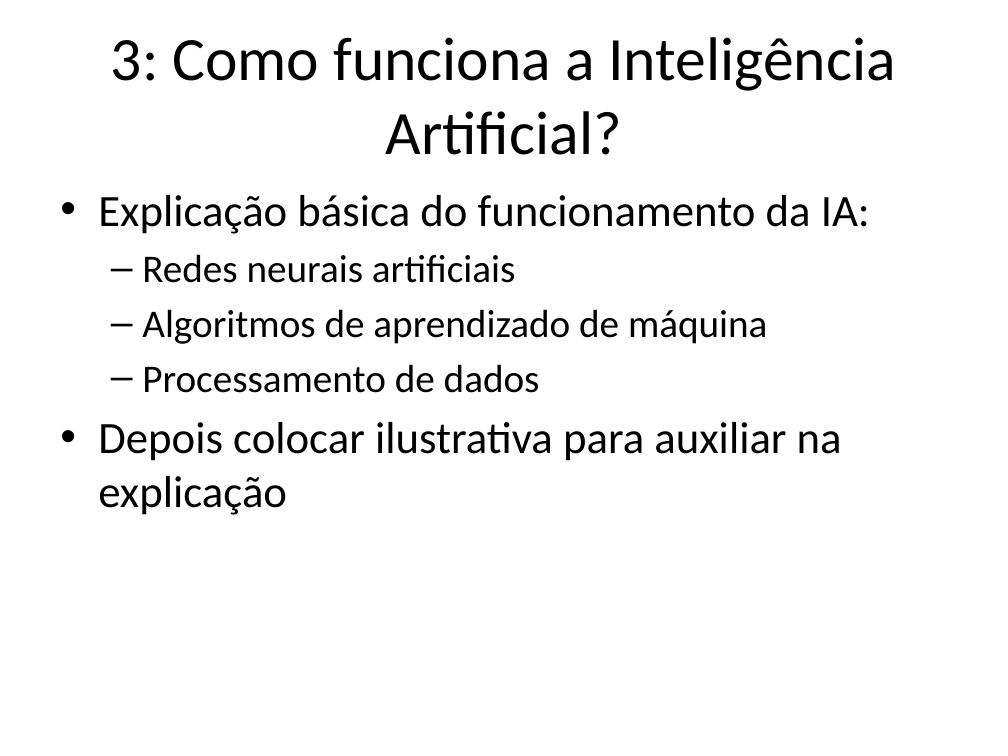
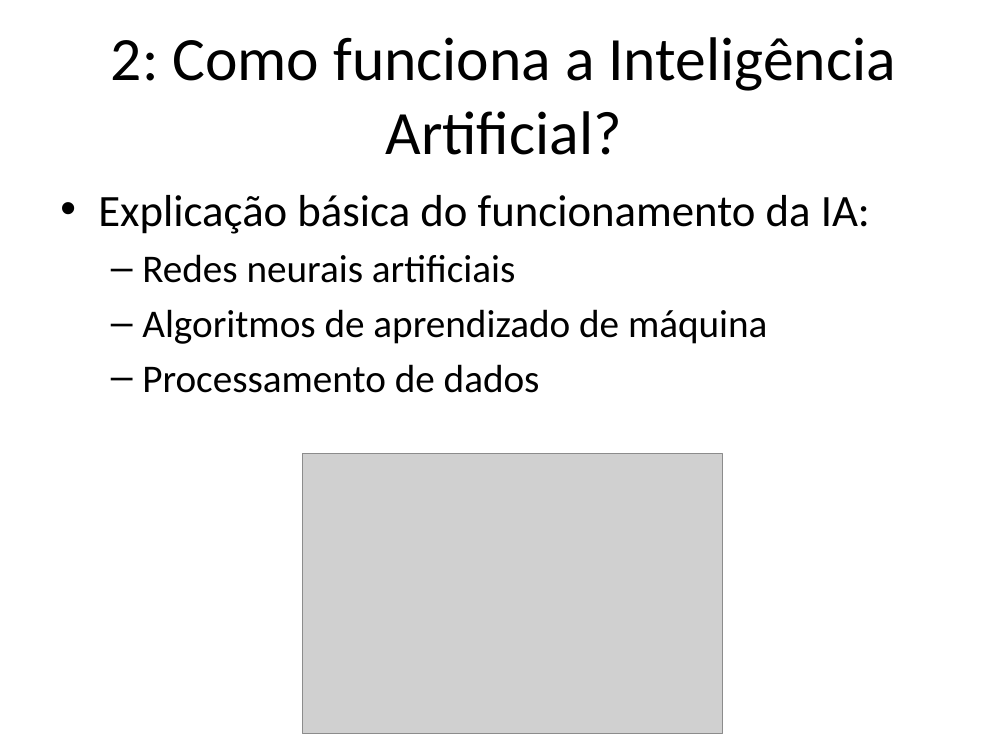
Before and after one commit to lcdlemos/EstagioNutes, a slide deck: slide 3 of Slides/auto_apresentacao.pptx. Drawn at 1008x756 pixels with LibreOffice and Linux fonts; fonts in the diff are those of the drawing; grey boxes stand for pictures. Boxes give left, top, right and bottom in pixels: in the first picture for what was removed or moved away, otherwise in the second. Text is boxed around its words. In the diff, an @@ line names an element or a change of style, - is before the commit and + after.

```diff
--- a/Slides/auto_apresentacao.pptx
+++ b/Slides/auto_apresentacao.pptx
@@ title at [111,37,895,155]: text changed @@
-3: Como funciona a Inteligência Artificial?
+2: Como funciona a Inteligência Artificial?
@@ text at [98,422,842,515]: paragraph removed @@
-• Depois colocar ilustrativa para auxiliar na explicação
@@ picture added at [302,454,723,734] @@
```
Also in this commit, not shown: 5 other slides changed, 10 other files.
